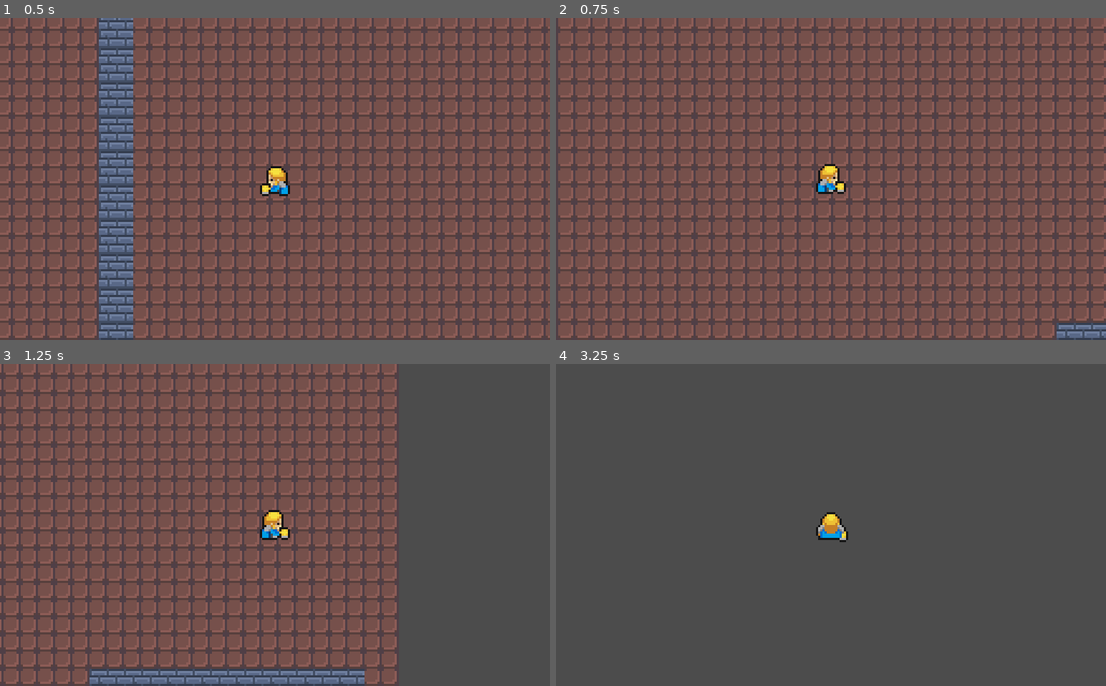
Above: before the commit, frames 1-4 (two rows, left to right).
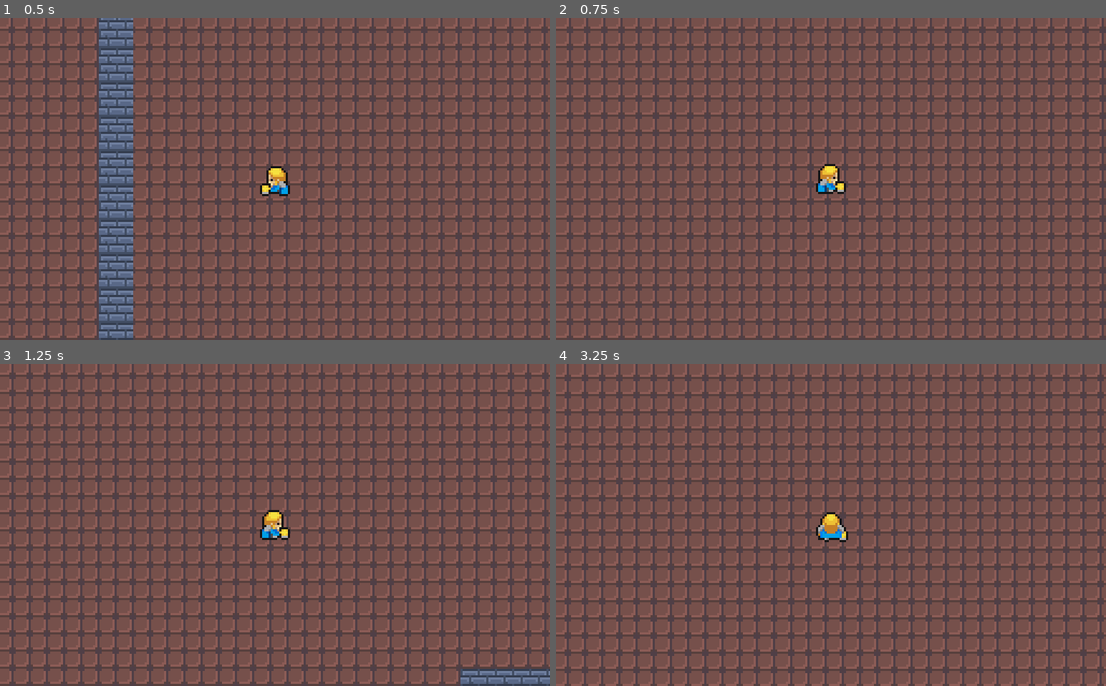
Above: after the commit, the same moments.

Repository: aayushrh/pikmin-Idea
Game: Godot game, scene res://World/World.tscn
Two runs of this game, one before a commit and one after it. Both use one fixed random seed, a clock stepped at 60 frames per second and the inputs below.
Inputs (mouse positions are in pixels of both pictures, inside the frame that each line leads up to):
- Up to frame 1 (0.5 s): no input
- Up to frame 2 (0.75 s): tap Enter at 0.5 s; move the mouse to (952, 162) at 0.52 s; hold D (game_right) from 0.53 s (still down); tap Space (dash) at 0.6 s
- Up to frame 3 (1.25 s): keep holding D (game_right)
- Up to frame 4 (3.25 s): move the mouse to (721, 541) at 1.27 s; release D (game_right) at 1.28 s; hold S (game_down) 1.28-2.03 s; click (721, 541) at 1.35 s; tap Space (dash) at 1.55, 2.1, 3.05 s; move the mouse to (886, 454) at 2.02 s; hold D (game_right) 2.03-2.78 s; move the mouse to (803, 589) at 2.77 s; hold W (game_up) from 2.78 s (still down); right-click (803, 589) at 2.85 s

Frame 1 is identical in both runs. In frame 2, 28% of the frame differs, in the area x 0-100%, y 0-100%; in frame 3, 46%; in frame 4, 71%.

Commit message:
Bug Fixes

Diff:
--- a/Player.gd
+++ b/Player.gd
@@ -54,7 +54,7 @@
 	if(Input.is_action_just_pressed("dash") and can_dash):
 		playerState = "Dash"
 		can_dash = false
-		$DashTimer.start(DASH_TIME)
+		$DashTimer.start(DASH_TIME/100)
 		$DashCooldown.start(DASH_COOLDOWN)
 
 	var input_vector = Vector2.ZERO
--- a/World/World.tscn
+++ b/World/World.tscn
@@ -20,9 +20,10 @@
 [node name="Player" parent="." instance=ExtResource( 1 )]
 position = Vector2( 114, 61 )
 ACCELERATION = 1000
-MAX_SPEED = 200
-DASH_SPEED = 750
-DASH_TIME = 0.25
+MAX_SPEED = 100
+DASH_SPEED = 700
+DASH_TIME = 10.0
+DASH_COOLDOWN = 0.45
 
 [node name="RemoteTransform2D" type="RemoteTransform2D" parent="Player"]
 remote_path = NodePath("../../Camera2D")
